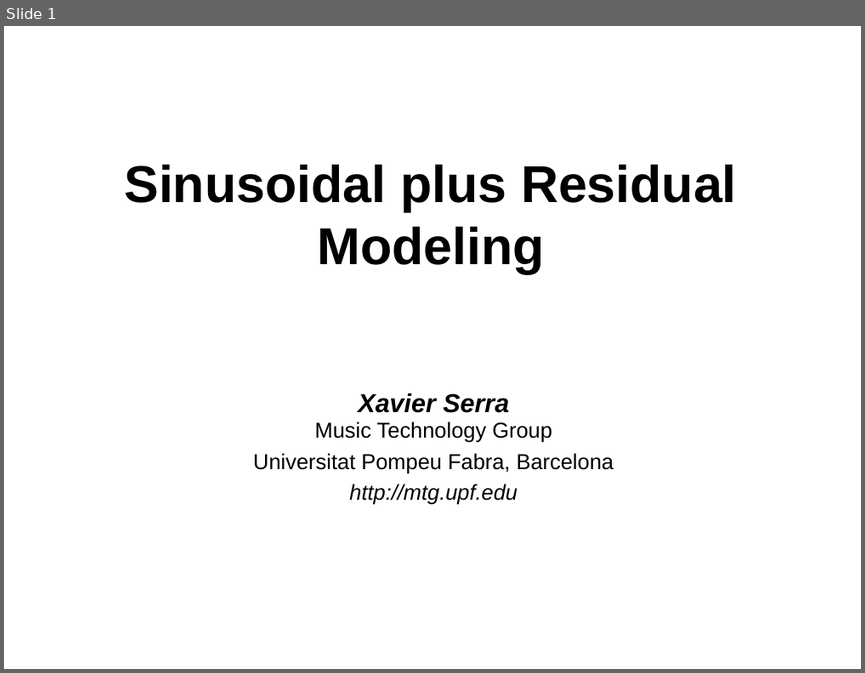
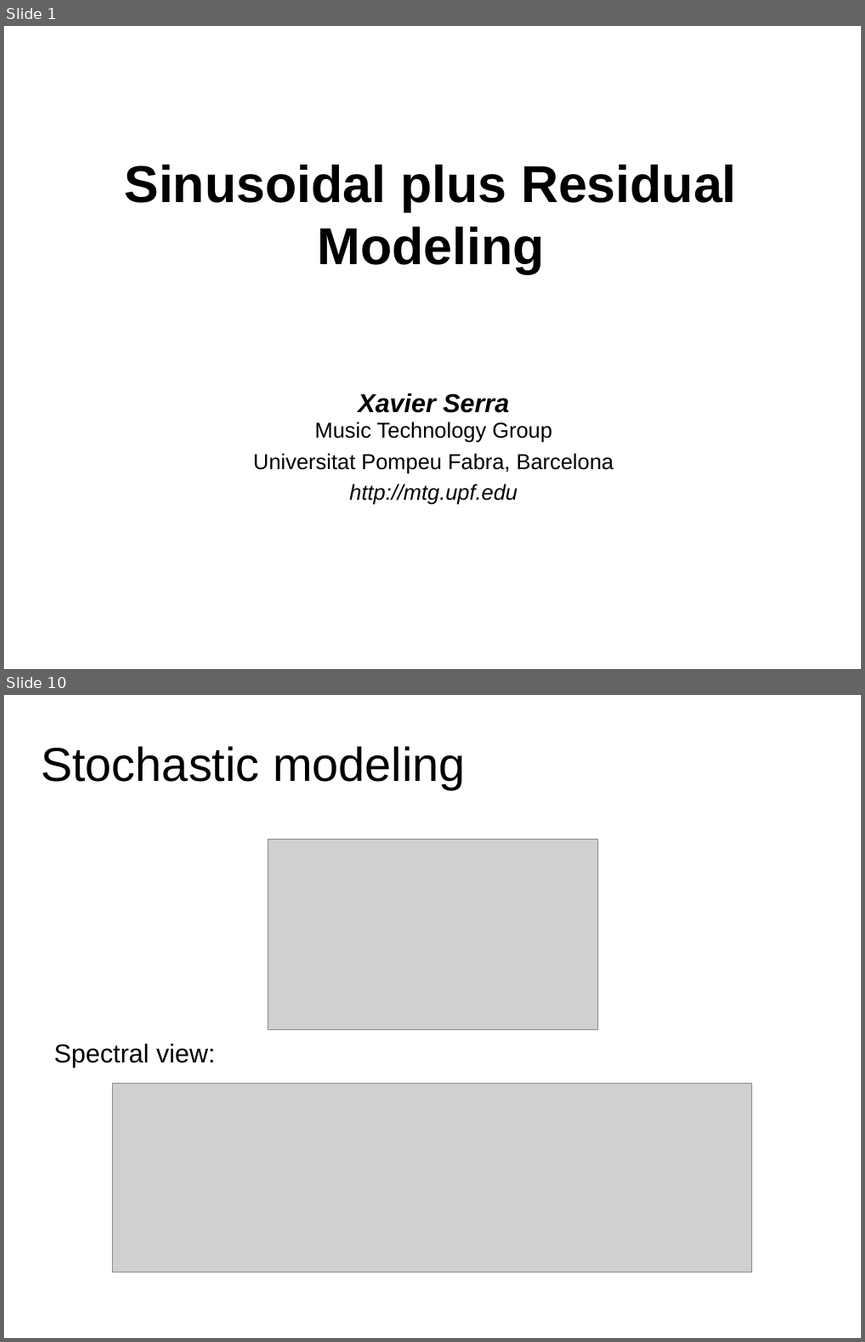
Before and after one commit to MTG/sms-tools, a slide deck: teaching-material/lectures/lect7-Sinusoidal-plus-Residual-model/7-Sinusoidal-plus-Residual-model.odp. Shown one above the other, each under a label of ours: slide 1 before the commit, slides 1 and 10 after it; the slides between them are not shown. The pictures are 865x673 and 865x1342 pixels, drawn with LibreOffice and Linux fonts; fonts in the diff are those of the drawing; grey boxes stand for pictures. Boxes give left, top, right and bottom in pixels: in the first picture for what was removed or moved away, otherwise in the second. Text is boxed around its words. In the diff, an @@ line names an element or a change of style, - is before the commit and + after.

```diff
--- a/teaching-material/lectures/lect7-Sinusoidal-plus-Residual-model/7-Sinusoidal-plus-Residual-model.odp
+++ b/teaching-material/lectures/lect7-Sinusoidal-plus-Residual-model/7-Sinusoidal-plus-Residual-model.odp
@@ slide 10 added at box(4, 695, 861, 1338), background #FFFFFF @@
@@ title added at box(41, 746, 466, 789), 44 pt, text #000000 @@
+Stochastic modeling
@@ picture added at box(268, 839, 598, 1029) @@
@@ text added at box(54, 1043, 215, 1066), 24 pt, text #000000 @@
+Spectral view:
@@ picture added at box(113, 1083, 752, 1271) @@
```
Also in this commit, not shown: 6 slides changed, 1 other slide added, 2 slides removed, 4 other files.
